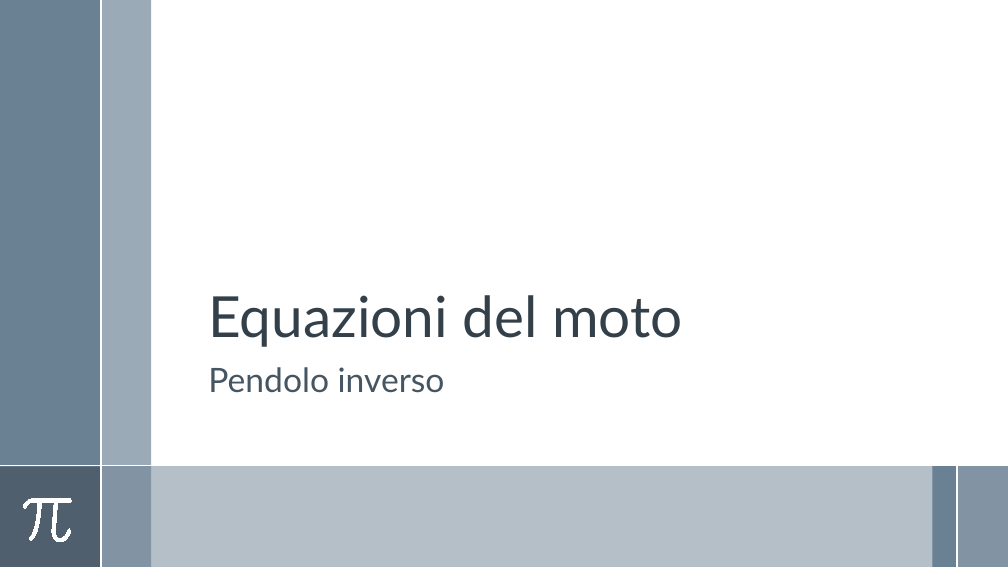
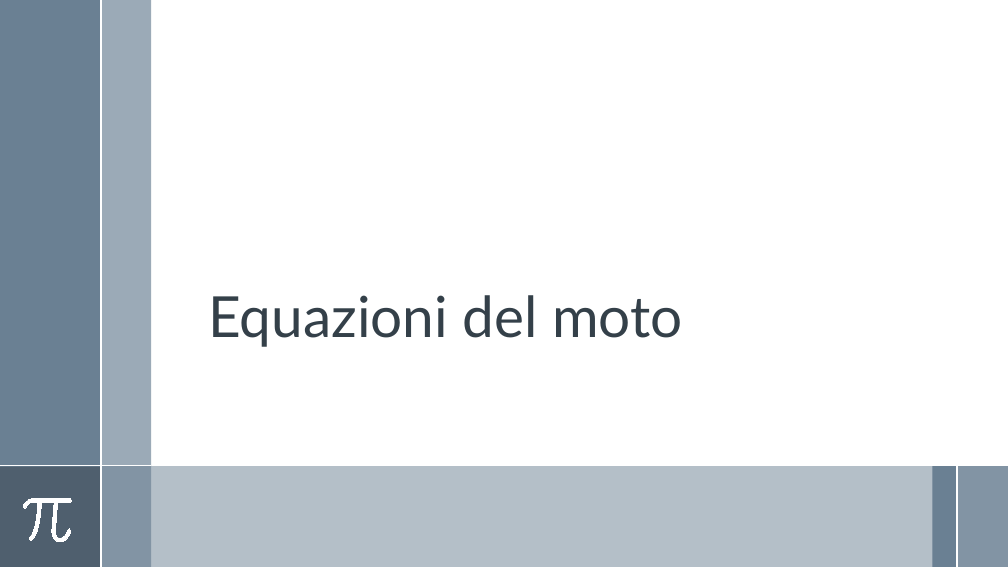
Before and after one commit to Alfystar/mv-Project, a slide deck: slide 1 of 00_Relazione/Modello fisico pendolo/Equazioni_del_moto.pptx. Drawn at 1008x567 pixels with LibreOffice and Linux fonts; fonts in the diff are those of the drawing. Boxes give left, top, right and bottom in pixels: in the first picture for what was removed or moved away, otherwise in the second. Text is boxed around its words. In the diff, an @@ line names an element or a change of style, - is before the commit and + after.

Commit message:
aaa

```diff
--- a/00_Relazione/Modello fisico pendolo/Equazioni_del_moto.pptx
+++ b/00_Relazione/Modello fisico pendolo/Equazioni_del_moto.pptx
@@ subtitle removed at (208, 367, 445, 393) @@
-Pendolo inverso
```
Also in this commit, not shown: 2 other slides changed.
